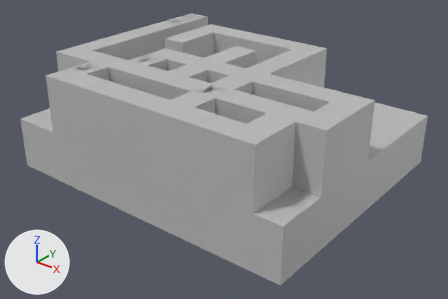
Before and after pictures for a commit that changed the FBX model Assets/fbx/world_03/lvl_302/territorio3_lvl2_base 1.fbx.
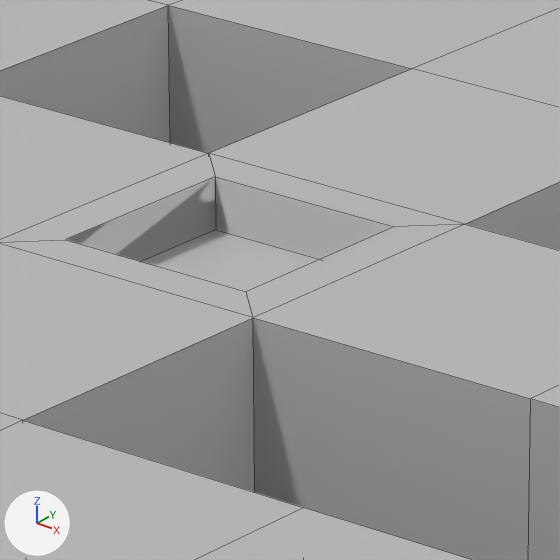
There are two pictures of each version: one whole from a 50 mm lens placed at (1.719, -2.157, 1.153), pointed at (0.04, -0.059, -0.148), one close up on the part from 43% to 54% of the width and 23% to 40% of the height. The axes (+X, +Y, +Z) are drawn at lower left. The lights are the same throughout. The close-ups show mesh edges as thin lines. Where no turn or scale is listed for an object, it has been applied to the vertices.

Names of what the first close-up shows: 't3_2'.
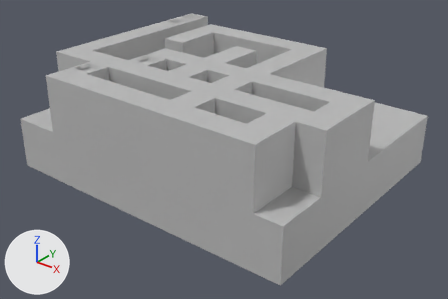
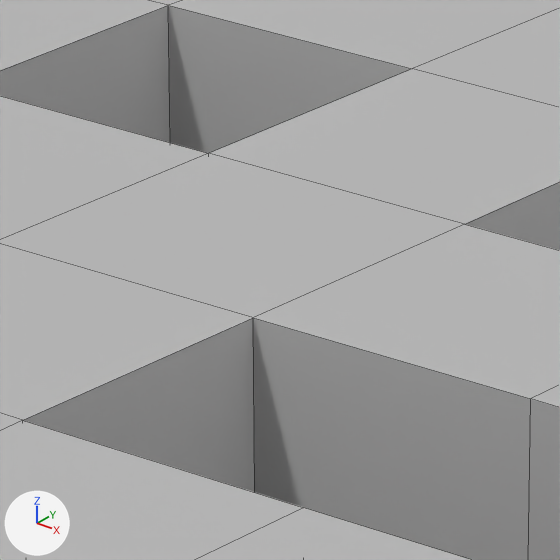
Changed parts and their boxes [x1, y1, x2, y2] in the close-ups (560 x 560 px):
part 1 of me_mesh, cut back: [0, 153, 463, 318] in both

What the commit changed:
me_mesh is used by ob_t3_2; location (0.0, 0.0, 0.0).
me_mesh had 333 vertices, 310 faces and spanned x -0.75..0.75, y -0.63..0.63, z -0.26..0.26.
me_mesh now has 325 vertices, 302 faces and spans x -0.75..0.75, y -0.63..0.63, z -0.26..0.26.
Part 1, on me_mesh:
8 vertices are removed from x 0.14..0.23, y -0.36..-0.27, z 0.24..0.26.
9 faces are deleted.
1 new face joins them.
